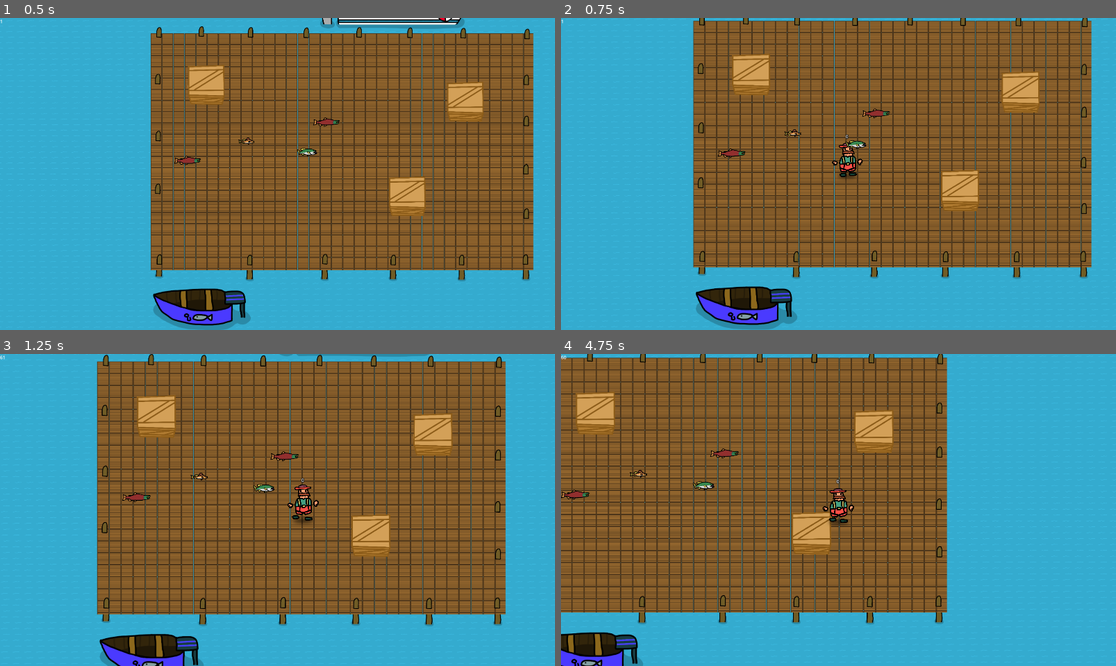
Above: before the commit, frames 1-4 (two rows, left to right).
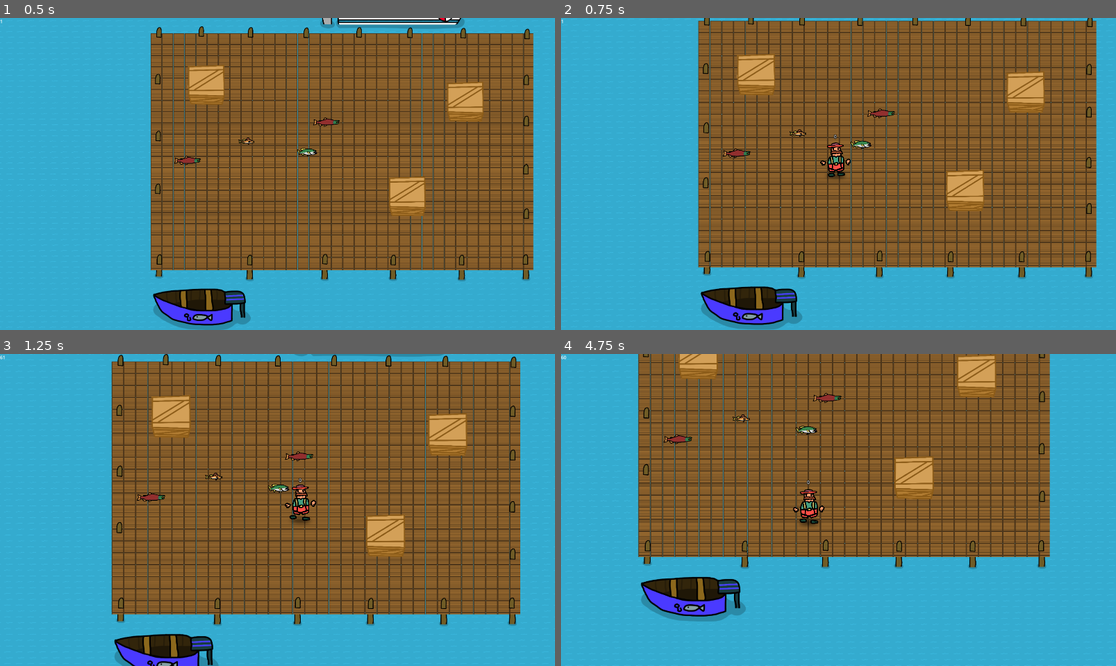
Above: after the commit, the same moments.

Repository: ZevDev54/FishermansWhar
Game: Godot game, scene res://Scenes/GameContainer.tscn
Two runs of this game, one before a commit and one after it. Both use one fixed random seed, a clock stepped at 60 frames per second and the inputs below.
Inputs:
- Up to frame 1 (0.5 s): no input
- Up to frame 2 (0.75 s): hold D (move_right) from 0.53 s (still down); tap Space (join) at 0.6 s
- Up to frame 3 (1.25 s): keep holding D (move_right)
- Up to frame 4 (4.75 s): release D (move_right) at 1.28 s; hold S (move_down) 1.28-2.03 s; tap E (pickup) at 1.35, 2.85, 4.35 s; hold D (move_right) 2.03-2.78 s; tap Space (join) at 2.1, 3.6 s; hold W (move_up) 2.78-3.53 s; hold A (move_left) from 3.53 s (still down)

Frame 1 is identical in both runs. In frame 2, 17% of the frame differs, in the area x 23-97%, y 0-100%; in frame 3, 21%; in frame 4, 56%, in the area x 0-89%, y 0-100%.

Commit message:
Player can't damage themselves anymore, and projectiles which hit themselves are  not destroyed

Diff:
--- a/Scenes/player.tscn
+++ b/Scenes/player.tscn
@@ -134,7 +134,8 @@
 
 [node name="PlayerDashing" type="Node" parent="PlayerMovementBody"]
 script = ExtResource("3_k55g8")
-dash_speed = 3000.0
+dash_speed = 300.0
+dash_length = 0.2
 
 [node name="MainCollider" type="CollisionShape2D" parent="PlayerMovementBody"]
 z_index = 1
@@ -158,9 +159,9 @@
 shape = SubResource("CircleShape2D_jotal")
 debug_color = Color(0.956855, 7.70092e-07, 0.532949, 0.121569)
 
-[node name="PlayerDamageable" type="Node2D" parent="PlayerMovementBody" node_paths=PackedStringArray("player_body", "hurt_animation", "weapon")]
+[node name="PlayerDamageable" type="Node2D" parent="PlayerMovementBody" node_paths=PackedStringArray("player", "hurt_animation", "weapon")]
 script = ExtResource("5_n54kk")
-player_body = NodePath("..")
+player = NodePath("../..")
 hurt_animation = NodePath("AnimationPlayer")
 weapon = NodePath("../Weapon")
 
--- a/Scenes/projectile.gd
+++ b/Scenes/projectile.gd
@@ -29,9 +29,11 @@
 	rigidbody.move_and_collide(rigidbody.position - object.global_position);
 	# print(global_position)
 
-func deal_damage(damageable : Damageable):
-	super.deal_damage(damageable);
+func deal_damage(damageable : Damageable) -> bool:
+	var damaged = super.deal_damage(damageable);
+	if(!damaged): return false;
 	queue_free();
+	return true;
 
 
 
--- a/Scripts/ContactDamager.gd
+++ b/Scripts/ContactDamager.gd
@@ -1,6 +1,9 @@
 extends DamageSource;
 class_name ContactDamager
 
-func deal_damage(damageable):
-    damageable.take_damage(self.damage, self.unique_id_source); #vars from parent
+func deal_damage(damageable) -> bool: # bool for was successful?
+
+    var damaged = damageable.take_damage(self.damage, self.unique_id_source); #vars from parent
+    if !damaged: return false;
     print("Damage to:", str(damageable));
+    return true;
--- a/Scripts/Damageable.gd
+++ b/Scripts/Damageable.gd
@@ -4,18 +4,15 @@
 var health : int;
 @export var max_health: int = 100;
 
-func _ready():
+func ready():
 	health = max_health;
 
-func take_damage(damage, unique_player_id):
+func take_damage(damage, unique_player_id) -> bool:
 	health -= damage;
-
 	var lethal = (health <= 0) # killed player?
-
-	Singletons.Scoring.credit_player_damage(unique_player_id, damage, lethal)
-
 	if lethal:
 		die();
+	return true; # bool for did do damage?
 
 func die():
 	# print("I die!")
--- a/Scripts/PlayerDamageable.gd
+++ b/Scripts/PlayerDamageable.gd
@@ -1,16 +1,36 @@
 extends Damageable
 
-@export var player_body : Node2D;
+@export var player : Player;
 @export var hurt_animation : AnimationPlayer;
 @export var weapon : PlayerWeapon;
 
-func take_damage(damage, team_int):
-	super.take_damage(damage, team_int);
+func ready():
+	super.ready();
+	print("rafy!");
+	player = (owner as Player);
+
+func take_damage(damage, unique_player_id) -> bool:
+	if(unique_player_id == player.unique_player_id): return false;
+
+
+	health -= damage;
+	var lethal = (health <= 0) # killed player?
+
+
+	Singletons.Scoring.credit_player_damage(unique_player_id, damage, lethal);
+
 	hurt_animation.play("player_hurt");
+
+
+
+	if lethal:
+		die();
+	return true;
+
+
 
 func die():
 	# make better system in the future!
-	player_body.position = Vector2(randf_range(0, 500),
-	randf_range(0, 500));
+	player.movement.move_to_position(Vector2(500, 400));
 	health = max_health;
 	weapon.drop_weapon();
